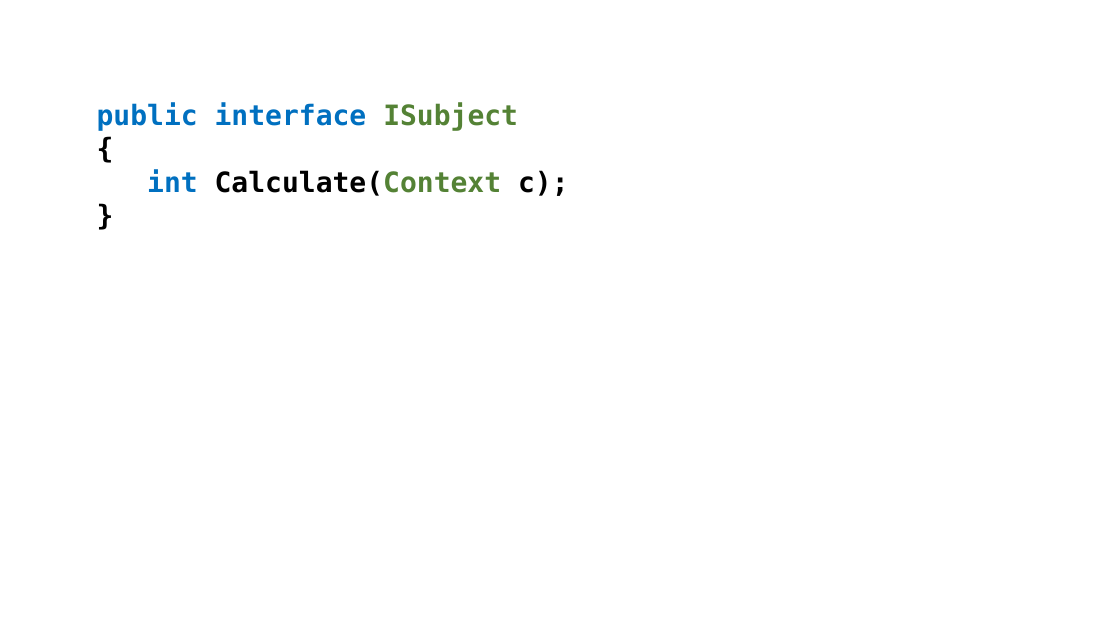
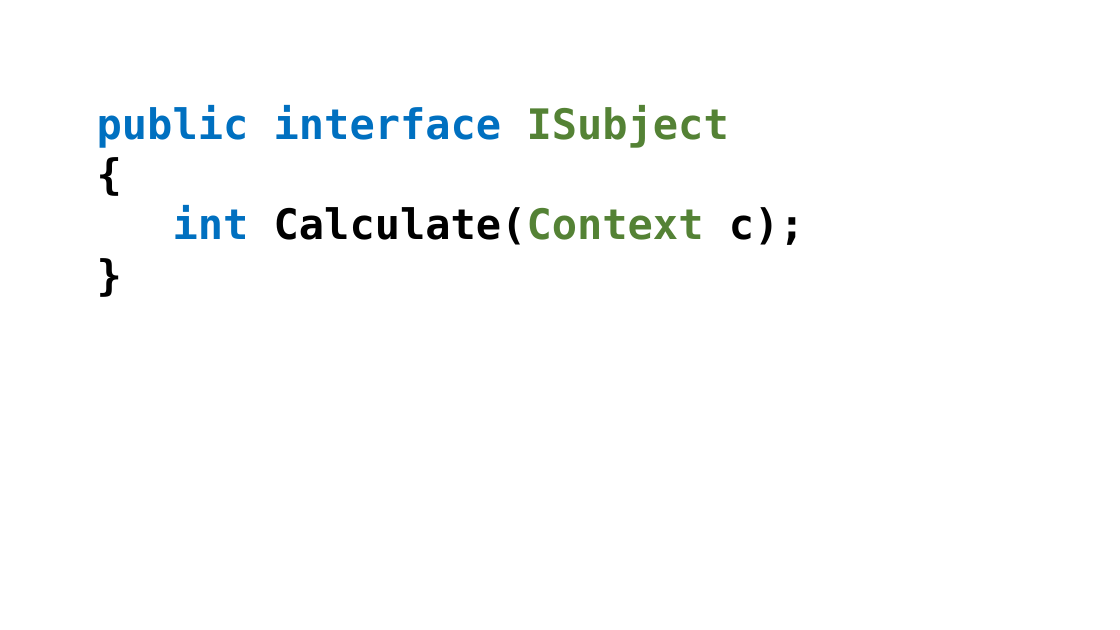
Before and after one commit to perl-easj/Laurea-materials, a slide deck: slide 7 of Pres/Patterns/Proxy.pptx. Drawn at 1120x630 pixels with LibreOffice and Linux fonts; fonts in the diff are those of the drawing. Boxes give left, top, right and bottom in pixels: in the first picture for what was removed or moved away, otherwise in the second. Text is boxed around its words. In the diff, an @@ line names an element or a change of style, - is before the commit and + after.

```diff
--- a/Pres/Patterns/Proxy.pptx
+++ b/Pres/Patterns/Proxy.pptx
@@ text "public interface ISubject" at [97,105,805,245]: size 24 to 36 pt @@
```
Also in this commit, not shown: 2 other slides changed, 3 slides added, 7 other files.
